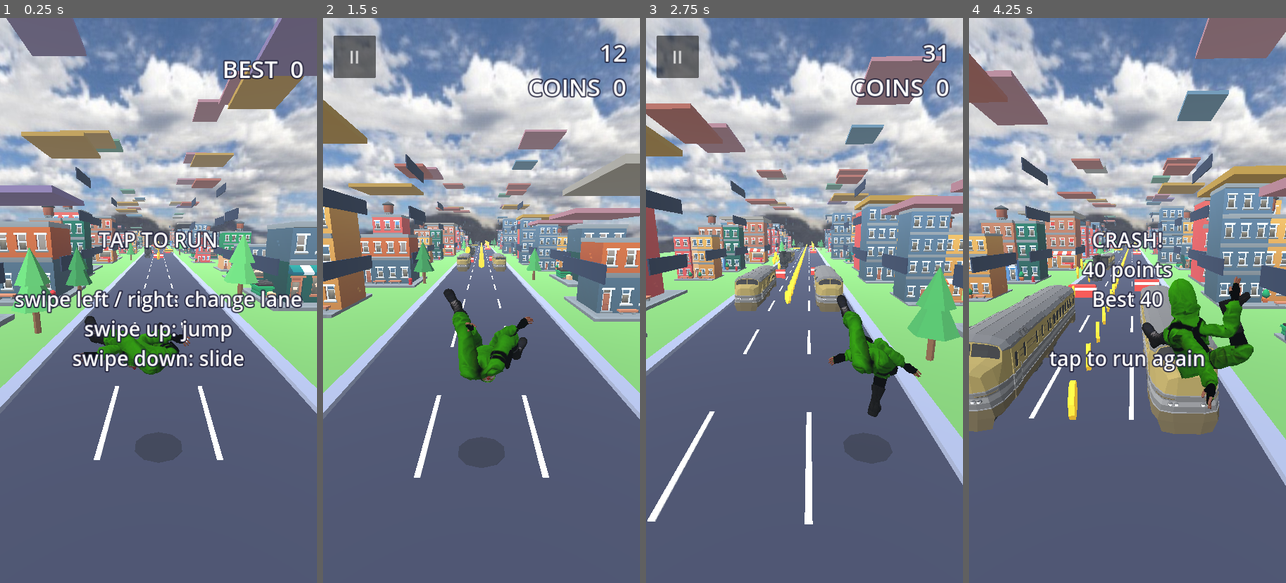
Above: before the commit, frames 1-4 (left to right).
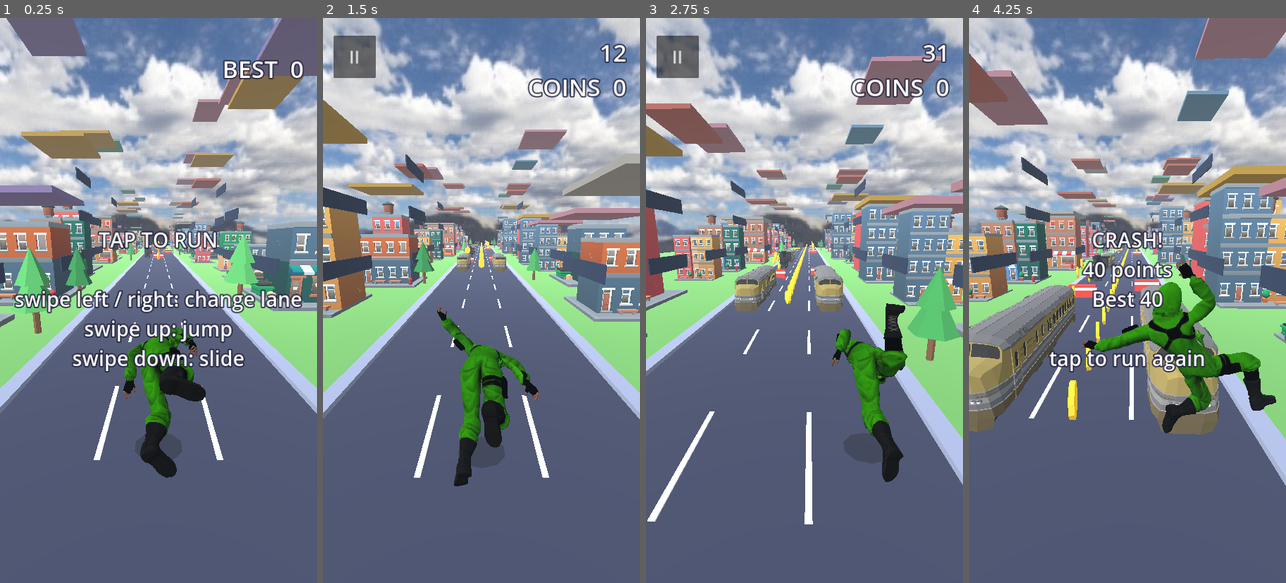
Above: after the commit, the same moments.

Repository: akshathgaming198028-cell/EndlessGame
Game: Godot game, scene res://main.tscn
The game is run twice, just before and just after one commit, with the same random seed, the same clock (stepped at 60 frames per second) and the same inputs.
Inputs (mouse positions are in pixels of both pictures, inside the frame that each line leads up to):
- Up to frame 1 (0.25 s): no input
- Up to frame 2 (1.5 s): tap Enter at 0.5 s; move the mouse to (551, 272) at 0.52 s; hold Right 0.53-1.25 s; click (551, 272) at 0.67 s; tap Space at 0.77 s; drag from (418, 328) to (465, 413) at 1.27 s
- Up to frame 3 (2.75 s): move the mouse to (836, 176) at 2.02 s; hold Right from 2.03 s (still down)
- Up to frame 4 (4.25 s): release Right at 2.75 s; drag from (1111, 413) to (1032, 215) at 2.77 s; tap Enter at 3.5 s; move the mouse to (1222, 385) at 3.52 s; hold Left from 3.53 s (still down); tap Space at 3.77 s

The runs differ from the first frame. In frame 1, 3.0% of the frame differs, in the area x 24-65%, y 52-82%; in frame 2, 3.7%; in frame 3, 2.9%; in frame 4, 5.1%, in the area x 35-97%, y 42-74%.

Commit message:
Revert rest-pose re-aiming: it bent the limbs out of shape
Co-Authored-By: Claude Haiku 5.5 <noreply@anthropic.com>
Claude-Session: https://claude.ai/code/session_01DDNfUcEeZJQNoZPcRL3Cag

Diff:
--- a/main.gd
+++ b/main.gd
@@ -393,9 +393,6 @@
 	for i in skel.get_bone_count():
 		bones[_norm(skel.get_bone_name(i))] = skel.get_bone_name(i)
 	var skel_rel := str(model.get_path_to(skel))
-	var tgtq := {}
-	for ti in skel.get_bone_count():
-		tgtq[_norm(skel.get_bone_name(ti))] = skel.get_bone_global_rest(ti).basis.get_rotation_quaternion()
 	var lib := AnimationLibrary.new()
 	for key in ANIM_FILES:
 		var path: String = "res://assets/anims/" + ANIM_FILES[key]
@@ -408,11 +405,6 @@
 		var sp := _find_anim(src)
 		if sp != null and sp.get_animation_list().size() > 0:
 			var a: Animation = sp.get_animation(sp.get_animation_list()[0]).duplicate()
-			var ssk := _find_skeleton(src)
-			var srcq := {}
-			if ssk != null:
-				for si in ssk.get_bone_count():
-					srcq[_norm(ssk.get_bone_name(si))] = ssk.get_bone_global_rest(si).basis.get_rotation_quaternion()
 			for t in range(a.get_track_count() - 1, -1, -1):
 				var np := a.track_get_path(t)
 				var bone := np.get_concatenated_subnames()
@@ -424,13 +416,6 @@
 				if a.track_get_type(t) == Animation.TYPE_POSITION_3D and nb == "mixamorighips":
 					a.remove_track(t)
 					continue
-				# re-aim each rotation from the animation's rest pose to this model's rest pose
-				if a.track_get_type(t) == Animation.TYPE_ROTATION_3D and srcq.has(nb) and tgtq.has(nb):
-					var qs: Quaternion = srcq[nb]
-					var qm: Quaternion = tgtq[nb]
-					for kk in a.track_get_key_count(t):
-						var k: Quaternion = a.track_get_key_value(t, kk)
-						a.track_set_key_value(t, kk, qm.inverse() * qs * k * qs.inverse() * qm)
 				a.track_set_path(t, NodePath(skel_rel + ":" + bones[nb]))
 			# only running and idle repeat; death, jump and slide play once
 			a.loop_mode = Animation.LOOP_LINEAR if (key == "run" or key == "idle") else Animation.LOOP_NONE
